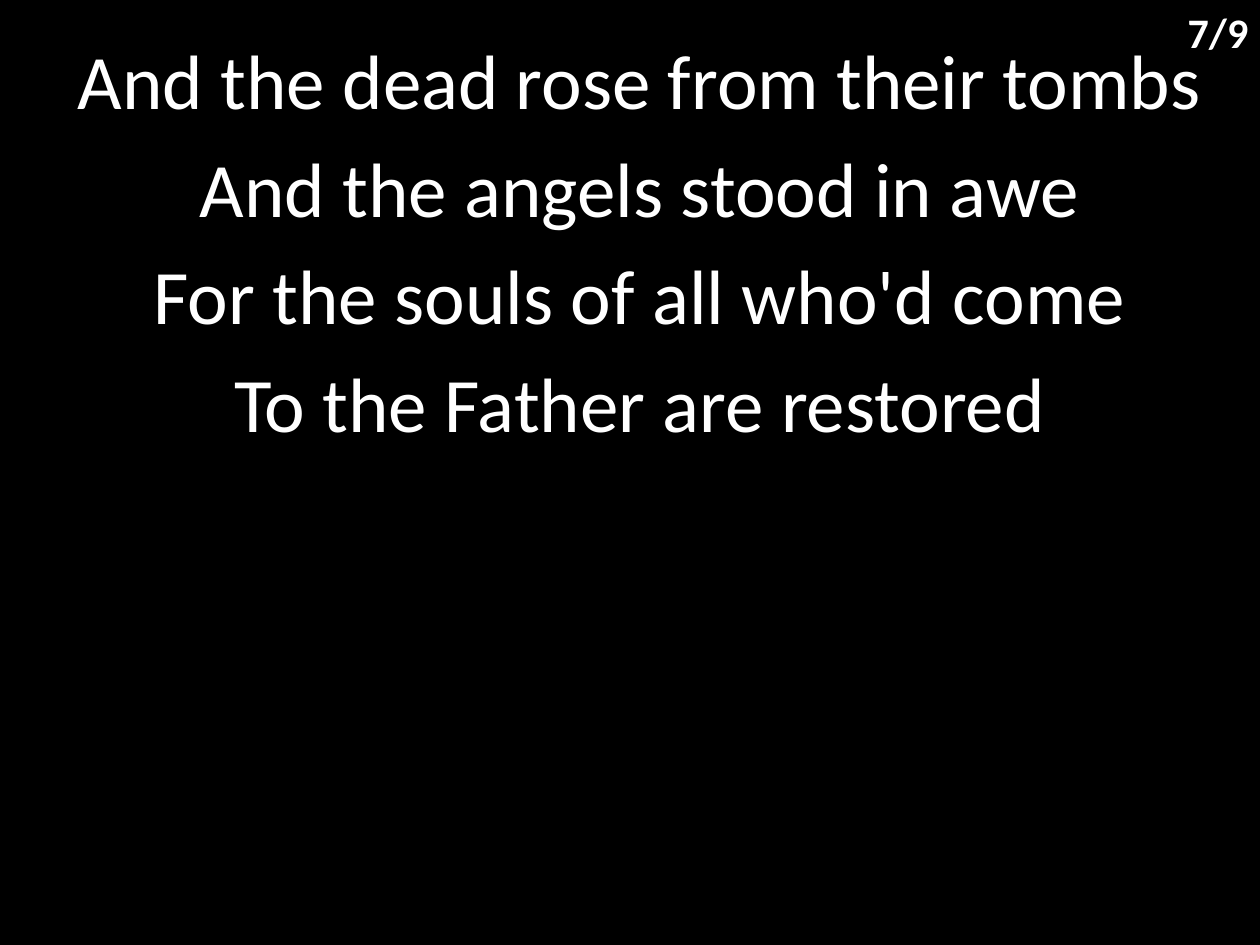
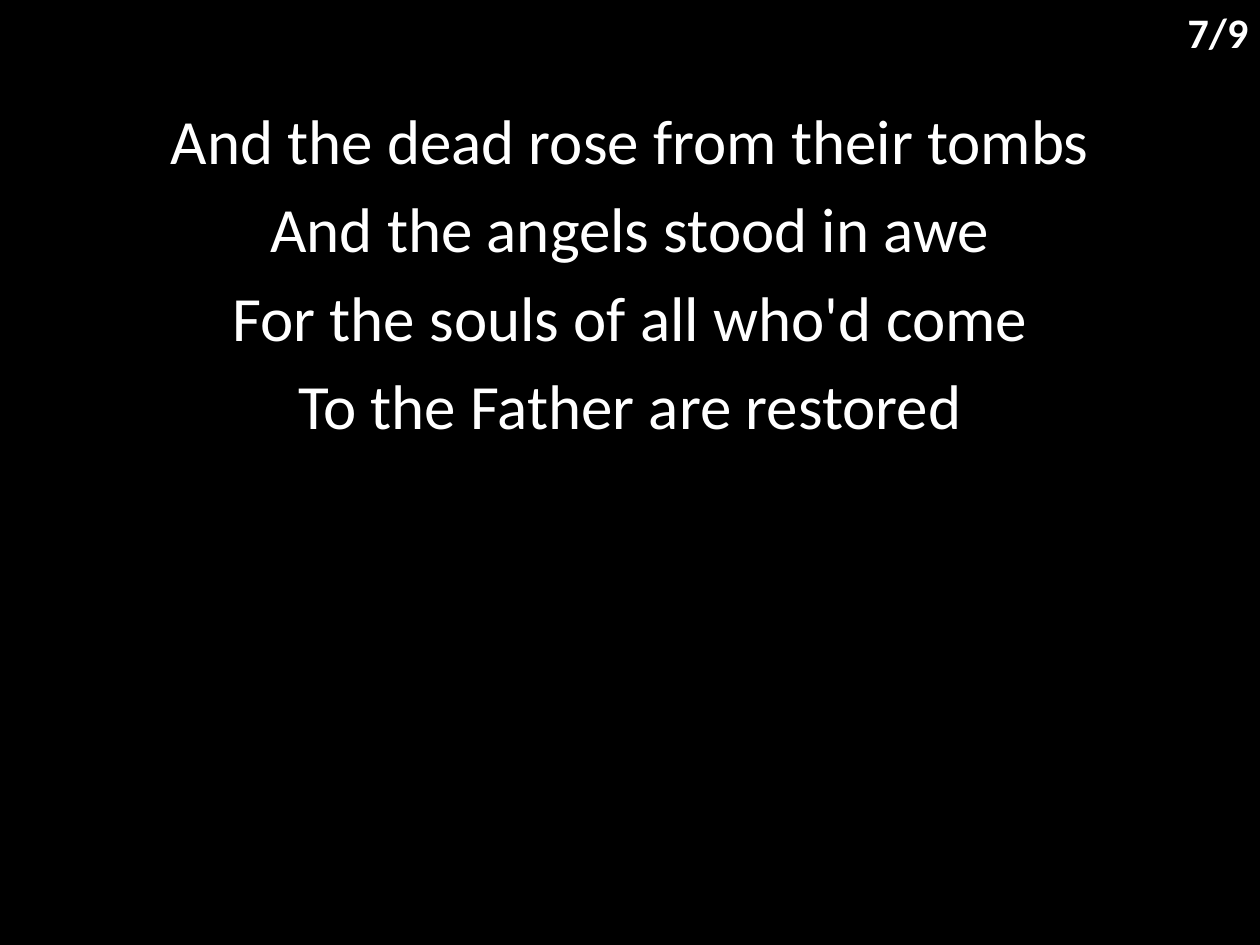
Before and after one commit to hoo-are-ya/worship, a slide deck: slide 8 of docs/songs/king of kings.pptx. Drawn at 1260x945 pixels with LibreOffice and Linux fonts; fonts in the diff are those of the drawing. Boxes give left, top, right and bottom in pixels: in the first picture for what was removed or moved away, otherwise in the second. Text is boxed around its words. In the diff, an @@ line names an element or a change of style, - is before the commit and + after.

```diff
--- a/docs/songs/king of kings.pptx
+++ b/docs/songs/king of kings.pptx
@@ subtitle "And the dead rose from ...": place and size @@
-subtitle "And the dead rose from ..." at [78,45,1200,433]
+subtitle "And the dead rose from ..." at [171,120,1088,430]
@@ subtitle "And the dead rose from ..." at [171,120,1088,430]: size 44 to 36 pt; less space between paragraphs @@
```
Also in this commit, not shown: 8 other slides changed, 9 other files.
